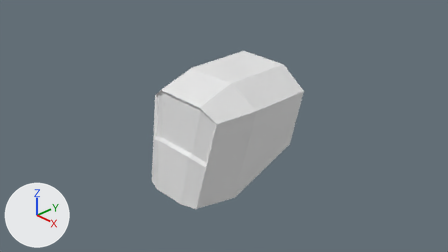
An edit to the Blender file Mech_section2.blend, drawn before and after from the same camera.
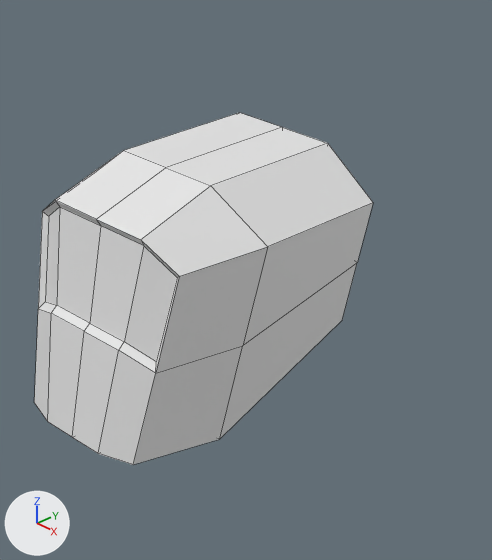
Each version is shown from the file's camera 'Camera', then close up on the part from 30% to 80% of the width and 0% to 100% of the height. Lighting does not change. The marker at lower left points along +X, +Y and +Z. The close-ups show mesh edges as thin lines.

Before the edit, the objects in view are built like this:
```python
me_cube = bpy.data.meshes.new('Cube')
me_cube.from_pydata(...)  # 31 vertices, 25 faces; spans x 0.0..1.0, y -1.32..1.0, z -1.0..1.0
me_cube.materials.append(mat_material)  # white #e7e7e7
ob_cube = bpy.data.objects.new('Cube', me_cube)
ob_cube.location = (0.0, 0.0, 0.0)
_m = ob_cube.modifiers.new('Mirror', 'MIRROR')
_m.use_clip = True
```
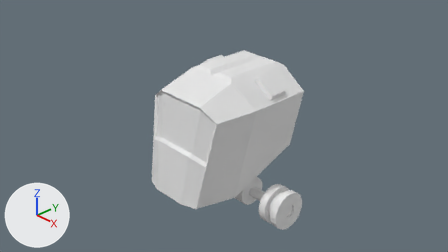
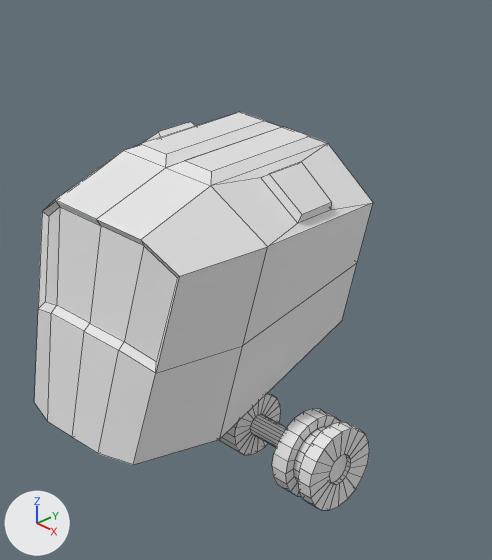
Where the change shows, as pixel boxes (x1, y1, x2, y2) in the close-ups (492 x 560 px):
'Cube', reshaped
    before: (34, 113, 373, 465)
    after: (34, 112, 373, 465)
'Cylinder', added
    after: (219, 393, 369, 510)
part 1 of me_cube, built on
    before: (123, 113, 373, 246)
    after: (123, 112, 373, 246)

The edits, one by one:
me_cube is used by ob_cube; location (0.0, 0.0, 0.0).
me_cube had 31 vertices, 25 faces and spanned x 0.0..1.0, y -1.32..1.0, z -1.0..1.0.
me_cube now has 43 vertices, 37 faces and spans x 0.0..1.0, y -1.32..1.0, z -1.0..1.06.
Part 1, on me_cube:
2 faces are deleted.
12 vertices are added at x 0.1..0.96, y -0.2..0.9, z 0.68..1.06.
14 new faces join them.
Mesh me_cylinder is new.
It has 240 vertices, 221 faces and spans x 0.0..0.993, y -0.23..0.23, z -0.23..0.23.
Object 'Cylinder' (ob_cylinder) is new; it shows me_cylinder.
Its location is (0.0, 0.144, -1.235).
Its scale is (1.53, 1.53, 1.53).
It gains a MIRROR modifier named 'Mirror'.
Modifier setting: use_clip = True.
